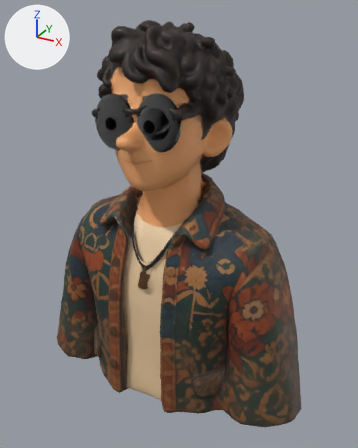
A saved change to the glTF model resume/models/me.glb.
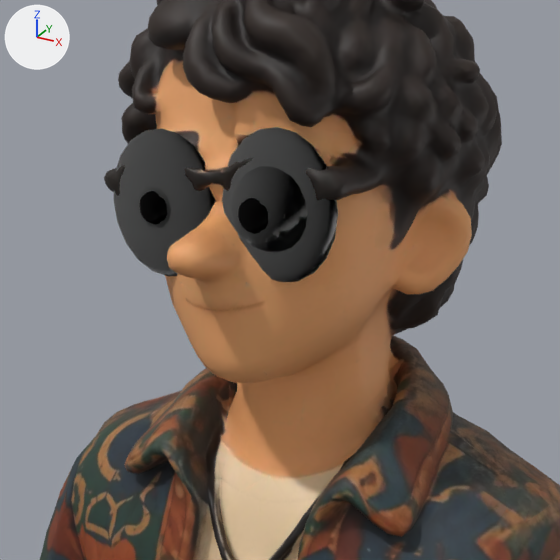
Each version appears first whole from a 50 mm lens placed at (1.232, -2.126, 1.062), pointed at (0.051, 0.022, -0.012), and next in a close-up on the part from 14% to 74% of the width and 10% to 58% of the height. Every picture has the same lights, and +X, +Y and +Z are marked at upper left. The first two pictures are the older version. Vertices at exactly the same position are counted once.

Objects in the first close-up: 'Mesh_0', 'eye1', 'eye1-pupil', 'eye2', 'eye2-pupil', 'plateL', 'plateR'.
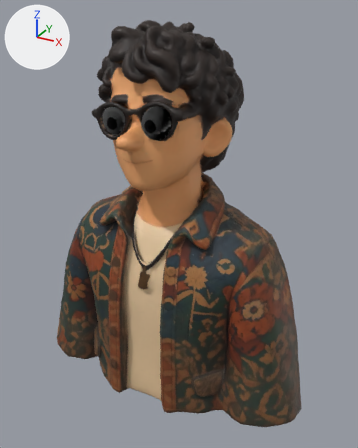
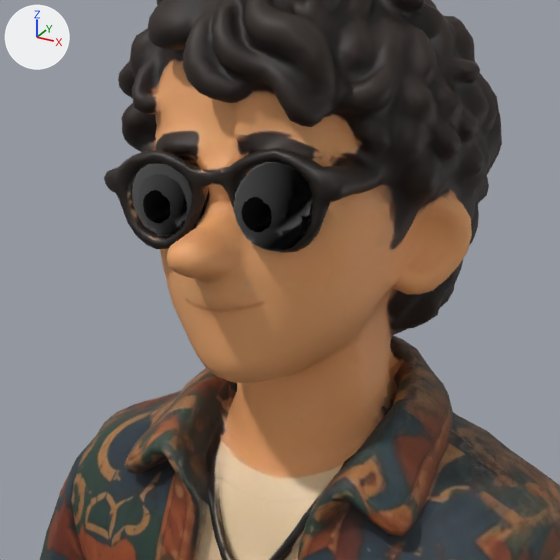
Commit message: resume: 眼睛 v6.3 — plate 缩到眼球大小(1.1x)，球贴脸(offset -0.18)

Changed parts and their boxes [x1, y1, x2, y2] in the close-ups (560 x 560 px; the box of a moved part takes in the faces that stretch with it):
'plateL', moved, rescaled
    before: [114, 129, 216, 276]
    after: [132, 163, 205, 236]
'plateR', moved, rescaled (mostly hidden afterwards)
    before: [222, 127, 338, 282]
    after: [251, 162, 316, 248]
'eye2', moved
    before: [230, 166, 307, 253]
    after: [234, 163, 312, 251]
'eye1', moved
    before: [138, 187, 172, 228]
    after: [138, 162, 189, 236]
'eye2-pupil', moved
    before: [238, 198, 268, 234]
    after: [241, 197, 272, 232]
'eye1-pupil', moved
    before: [139, 191, 167, 225]
    after: [143, 190, 170, 223]
part 1 of me_whiteplate, moved or reshaped (mostly hidden afterwards)
    before: [114, 127, 338, 282]
    after: [132, 162, 316, 248]

The change, as a diff of the scene's bpy script:
```diff
--- a/resume/models/me.glb.py
+++ b/resume/models/me.glb.py
@@ me_whiteplate @@
 # used by ob_platel; location = (-0.131, -0.26, 0.57); scale = (1.0, 0.3, 1.15)
-me_whiteplate.from_pydata(...)  # 151 vertices, 266 faces; spans x -0.114..0.114, y -0.111..0.111, z -0.114..0.114
+me_whiteplate.from_pydata(...)  # 151 vertices, 266 faces; spans x -0.081..0.081, y -0.079..0.079, z -0.081..0.081
+# me_whiteplate part 1: the whole mesh is scaled about its middle by 0.71
 me_whiteplate.materials.append(mat_eyeplate)
@@ ob_eye1 @@
 ob_eye1.parent = ob_model
-ob_eye1.location = (-0.131, -0.23, 0.57)
+ob_eye1.location = (-0.131, -0.22, 0.57)
@@ ob_eye2 @@
 ob_eye2.parent = ob_model
-ob_eye2.location = (0.103, -0.275, 0.59)
+ob_eye2.location = (0.103, -0.265, 0.59)
@@ ob_platel @@
 ob_platel.parent = ob_model
-ob_platel.location = (-0.131, -0.26, 0.57)
-ob_platel.scale = (1.0, 0.3, 1.15)
+ob_platel.location = (-0.131, -0.25, 0.57)
+ob_platel.scale = (1.0, 0.3, 1.0)
@@ ob_plater @@
 ob_plater.parent = ob_model
-ob_plater.location = (0.103, -0.26, 0.59)
-ob_plater.scale = (1.0, 0.3, 1.15)
+ob_plater.location = (0.103, -0.25, 0.59)
+ob_plater.scale = (1.0, 0.3, 1.0)
```
